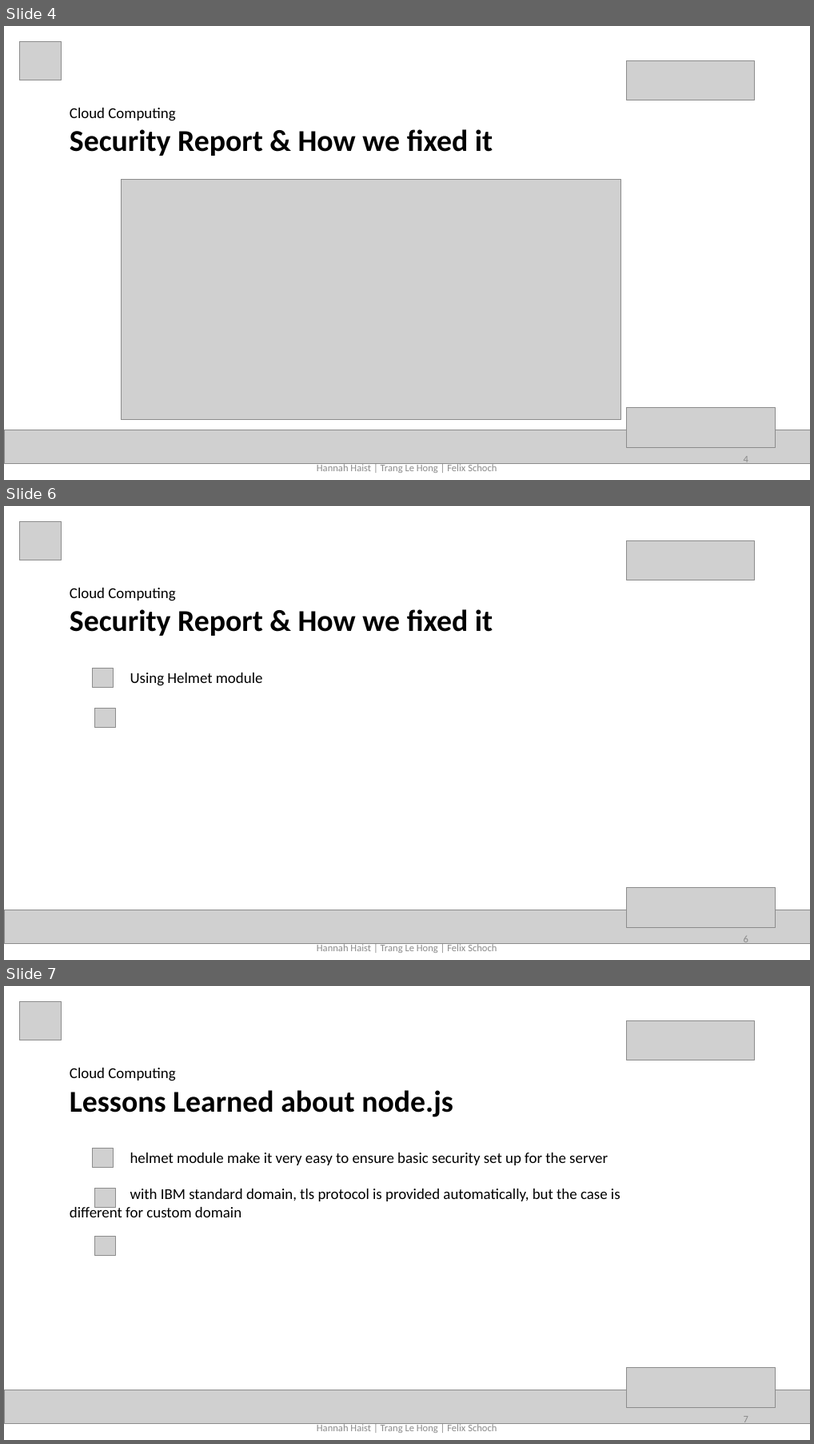
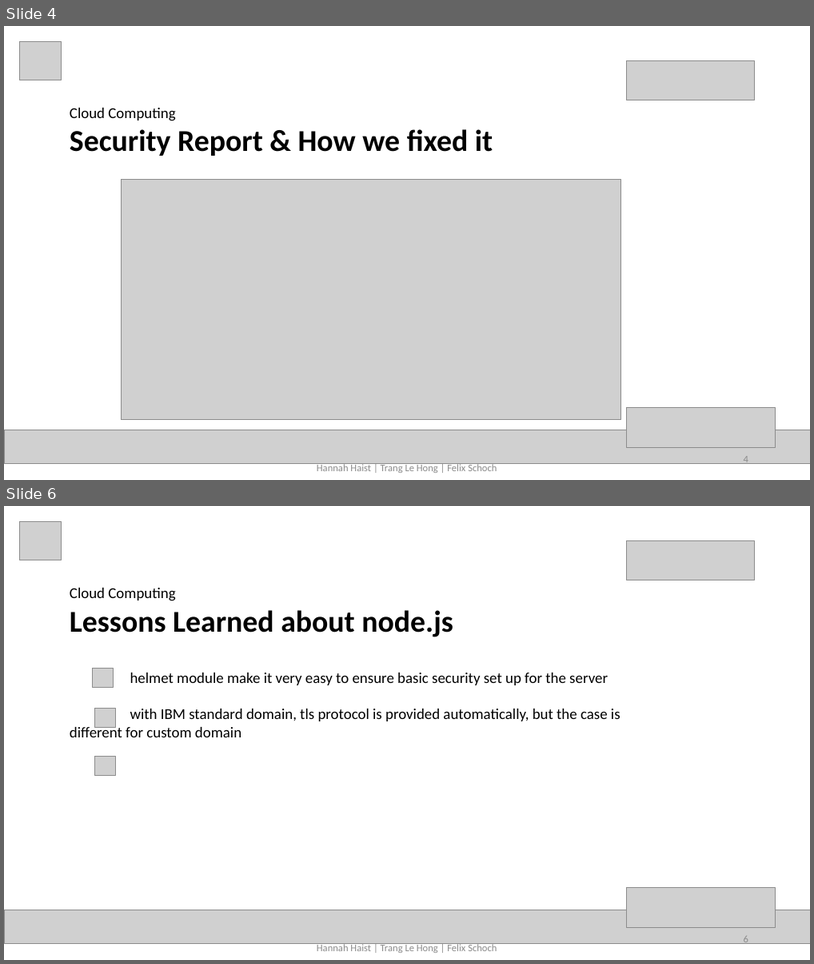
Before and after one commit to lehongtrang272/cloud_computing, a slide deck: presentation/cloud computing presentation2.pptx. Shown one above the other, each under a label of ours: slides 4, 6 and 7 before the commit, slides 4 and 6 after it; the slides between them are not shown. The pictures are 814x1444 and 814x964 pixels, drawn with LibreOffice and Linux fonts; fonts in the diff are those of the drawing; grey boxes stand for pictures. Boxes give left, top, right and bottom in pixels: in the first picture for what was removed or moved away, otherwise in the second. Text is boxed around its words. In the diff, an @@ line names an element or a change of style, - is before the commit and + after.

```diff
--- a/presentation/cloud computing presentation2.pptx
+++ b/presentation/cloud computing presentation2.pptx
@@ slide 6 removed at [4, 506, 810, 960], background #FFFFFF @@
@@ picture removed at [20, 522, 62, 560] @@
@@ picture removed at [627, 540, 755, 580] @@
@@ text removed at [70, 588, 493, 686] @@
-Cloud Computing
-Security Report & How we fixed it
-Using Helmet module
@@ picture removed at [92, 668, 113, 688] @@
@@ picture removed at [94, 708, 115, 728] @@
@@ picture removed at [627, 888, 775, 927] @@
@@ picture removed at [4, 909, 810, 943] @@
@@ page number removed at [744, 936, 749, 945] @@
-6
@@ text removed at [317, 943, 497, 952] @@
-Hannah Haist | Trang Le Hong | Felix Schoch
@@ what was slide 7 is now slide 6 @@
@@ page number at [744, 936, 749, 945]: text changed @@
-7
+6
```
Also in this commit, not shown: 1 slide changed.
